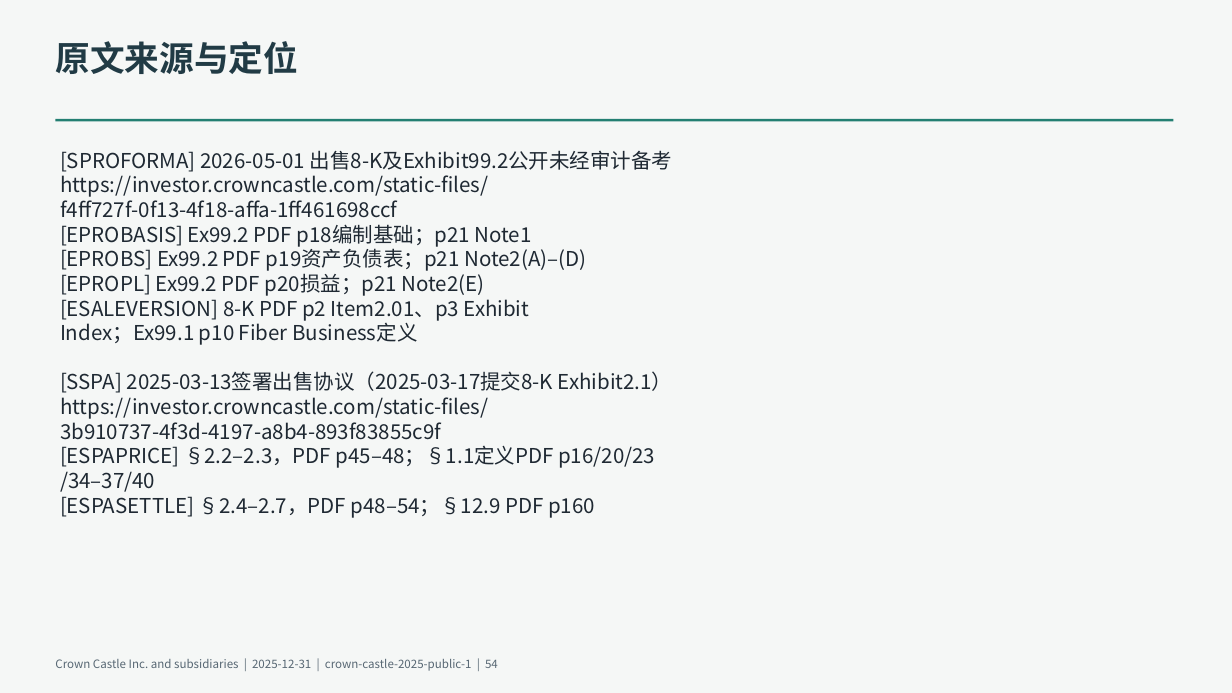
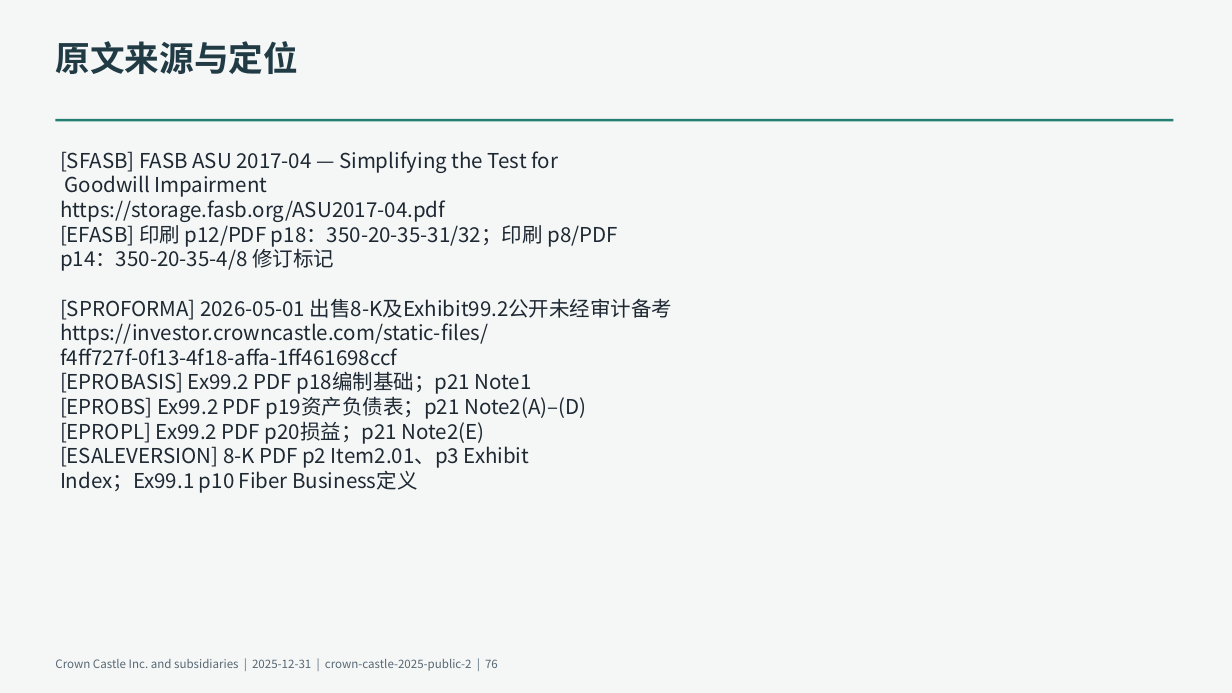
Before and after one commit to qingkongwanli0l/annual-report-analysis, a slide deck: slide 76 of examples/crown-castle-2025/deliverables/presentation.pptx (slide 54 before the commit). Drawn at 1232x693 pixels with LibreOffice and Linux fonts; fonts in the diff are those of the drawing. Boxes give left, top, right and bottom in pixels: in the first picture for what was removed or moved away, otherwise in the second. Text is boxed around its words. In the diff, an @@ line names an element or a change of style, - is before the commit and + after.

Commit message:
Connect Crown Castle credit adjustments to the shared workpaper and deliverables

```diff
--- a/examples/crown-castle-2025/deliverables/presentation.pptx
+++ b/examples/crown-castle-2025/deliverables/presentation.pptx
@@ text at (60, 151, 617, 271): paragraphs added @@
+[SFASB] FASB ASU 2017-04 — Simplifying the Test for
+Goodwill Impairment
+https://storage.fasb.org/ASU2017-04.pdf
+[EFASB] 印刷 p12/PDF p18：350-20-35-31/32；印刷 p8/PDF
+p14：350-20-35-4/8 修订标记
@@ text at (60, 371, 673, 518): paragraphs removed @@
-[SSPA] 2025-03-13签署出售协议（2025-03-17提交8-K Exhibit2.1）
-https://investor.crowncastle.com/static-files/
-3b910737-4f3d-4197-a8b4-893f83855c9f
-[ESPAPRICE] §2.2–2.3，PDF p45–48；§1.1定义PDF p16/20/23
-/34–37/40
-[ESPASETTLE] §2.4–2.7，PDF p48–54；§12.9 PDF p160
@@ text at (55, 659, 498, 671): text changed @@
-Crown Castle Inc. and subsidiaries | 2025-12-31 | crown-castle-2025-public-1 | 54
+Crown Castle Inc. and subsidiaries | 2025-12-31 | crown-castle-2025-public-2 | 76
```
Also in this commit, not shown: 54 other slides changed, 25 slides added, 6 other files.
